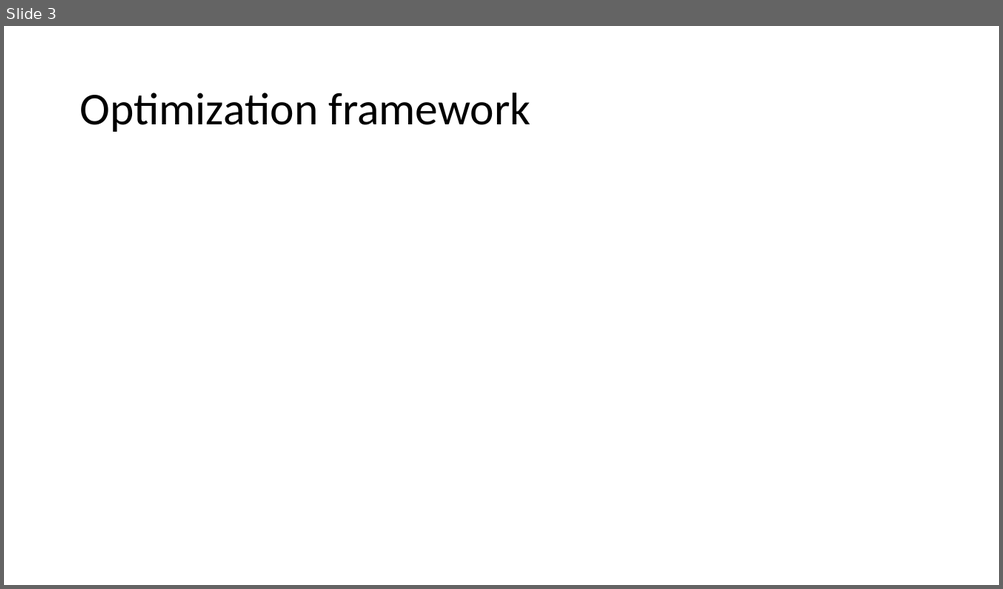
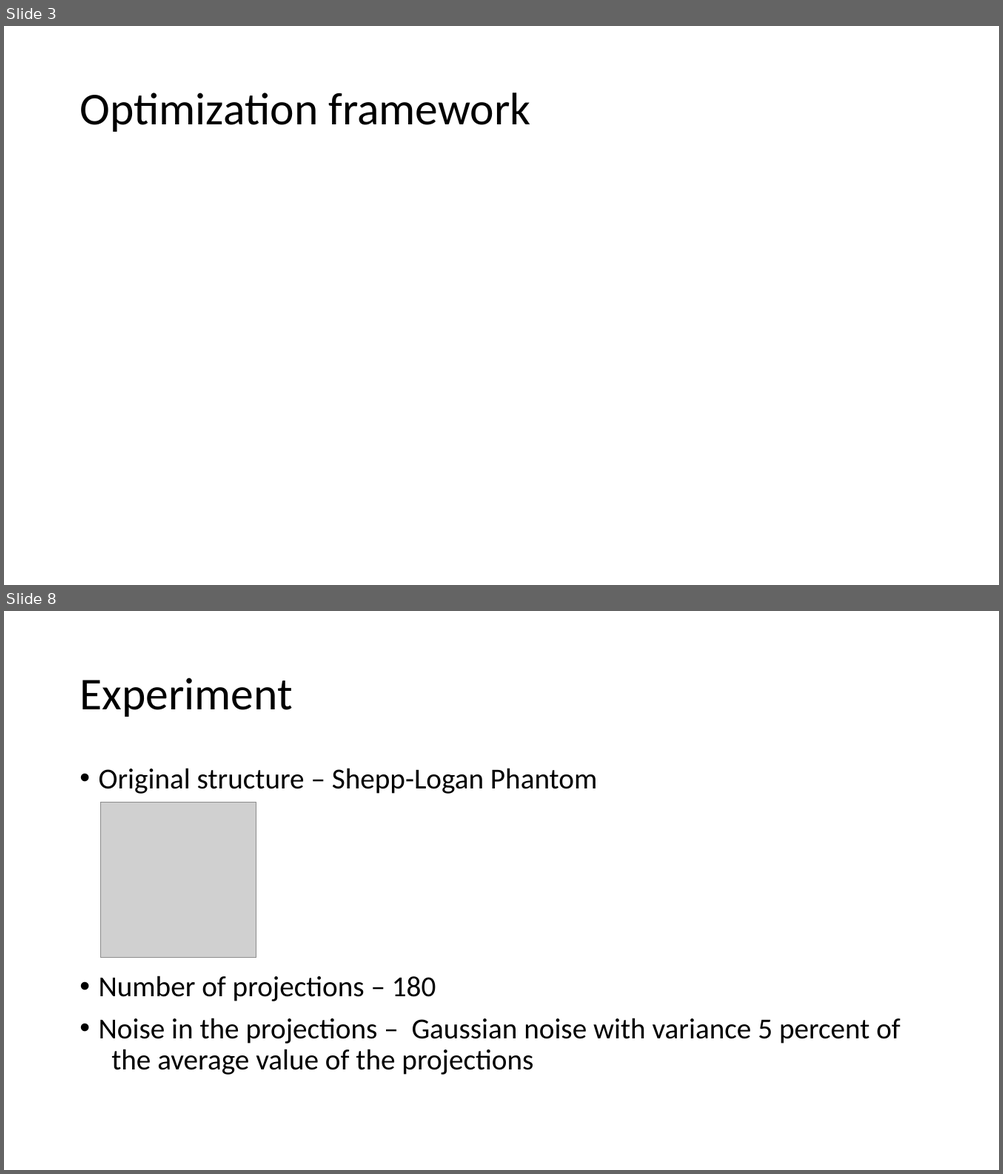
Before and after one commit to arunabh98/EPFL-CryoEM, a slide deck: reports/Project Status 4.pptx. Shown one above the other, each under a label of ours: slide 3 before the commit, slides 3 and 8 after it; the slides between them are not shown. The pictures are 1003x589 and 1003x1174 pixels, drawn with LibreOffice and Linux fonts; fonts in the diff are those of the drawing; grey boxes stand for pictures. Boxes give left, top, right and bottom in pixels: in the first picture for what was removed or moved away, otherwise in the second. Text is boxed around its words. In the diff, an @@ line names an element or a change of style, - is before the commit and + after.

Commit message:
Make project report

```diff
--- a/reports/Project Status 4.pptx
+++ b/reports/Project Status 4.pptx
@@ slide 8 added at <box>4,611,999,1170</box>, background #FFFFFF @@
@@ title added at <box>79,678,292,717</box>, 44 pt, text #000000 @@
+Experiment
@@ text added at <box>99,768,900,1075</box>, 28 pt, text #000000 @@
+• Original structure – Shepp-Logan Phantom
+• Number of projections – 180
+• Noise in the projections – Gaussian noise with variance 5 percent of the average value of the projections
@@ picture added at <box>101,803,256,958</box> @@
```
Also in this commit, not shown: 8 other slides added.
